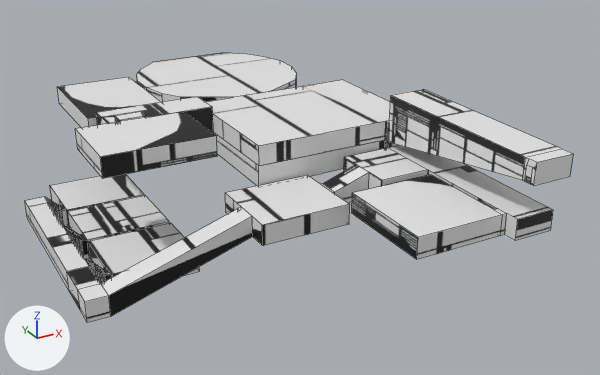
A saved change to the Blender file Models/Salles/SalleMulti.blend.
Before and after are seen from a 50 mm camera at (-58.1, -99.5, 43.4) aimed at (-7.5, -7.4, -2.6). The lights are fixed; the arrows at lower left show +X, +Y and +Z. Mesh edges are drawn as thin lines. The same objects are shown in both versions, whatever each file hides.

Before the edit, the objects in view are built like this:
```python
me_cube = bpy.data.meshes.new('Cube')
me_cube.from_pydata(...)  # 616 vertices, 478 faces; spans x -50.0..104.0, y -34.0..38.0, z -20.0..31.0
me_cube.materials.append(mat_sallemulti_png)  # picture img_sallemulti_png
ob_cube = bpy.data.objects.new('Cube', me_cube)
ob_cube.location = (-20.9, -14.5, -0.5)
ob_cube.rotation_euler = (1.571, 0.0, 1.571)  # degrees (90, 0, 90)
ob_cube.scale = (0.478, 0.273, 1.0)
_m = ob_cube.modifiers.new('Boolean', 'BOOLEAN')
_m.solver = 'FLOAT'
```
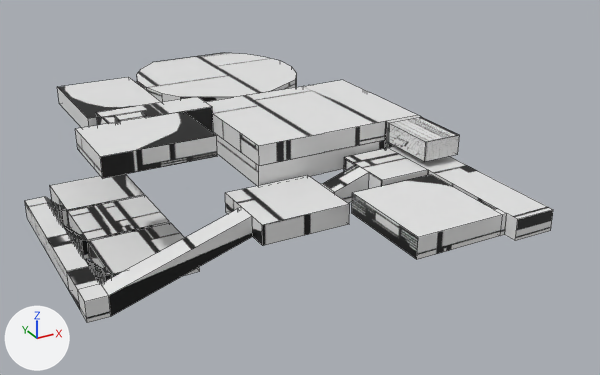
Boxes [x1, y1, x2, y2] around the edits, measured in the pictures (600 x 375 px):
'Cube', reshaped: before [25, 53, 573, 323]; after [25, 53, 553, 323]
part 1 of me_cube, cut back: before [389, 89, 573, 186]; after [389, 117, 459, 162]
part 2 of me_cube, surface changed: [25, 121, 390, 290] in both

Edits to the bpy script that builds the scene:
```text
Change me_cube:
    used by ob_cube; location = (-20.9, -14.5, -0.5); rotation_euler = (1.571, 0.0, 1.571), in degrees (90, 0, 90); scale = (0.478, 0.273, 1.0)
    remove me_cube.from_pydata(...)  # 616 vertices, 478 faces; spans x -50.0..104.0, y -34.0..38.0, z -20.0..31.0
    add me_cube.from_pydata(...)  # 604 vertices, 470 faces; spans x -47.0..104.0, y -34.0..30.0, z -20.0..31.0
    me_cube part 1
    15 vertices are removed from x -50.0..8.0, y 28.0..38.0, z 25.0..31.0
    13 faces are deleted
    1 vertex moves from x 8.0, y 38.0, z 25.0 to x -10.0, y 23.0, z 25.0
    3 vertices are added at (-10.0, 13.0, 25.0), (-10.0, 13.0, 31.0), (-10.0, 23.0, 31.0)
    5 new faces join them
    me_cube part 2: 2 kept faces spanning x 8.0..56.0, y -28.0..23.0, z -20.0..31.0 get new texture (UV) coordinates
```
